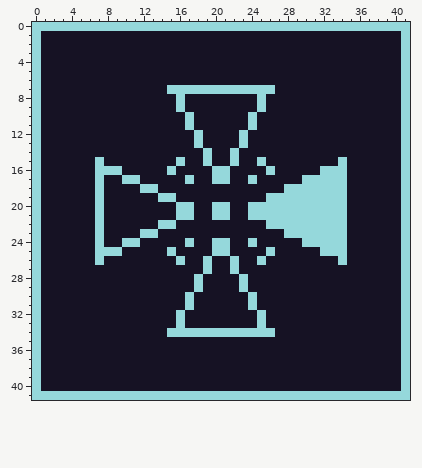
One commit to this pixel-art sprite: assets/image/ui/phase_setup.png. The first picture shows the starting point.
The file is 42x42 pixels.
After the commit:
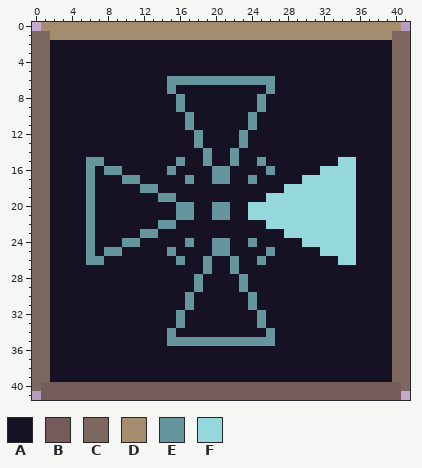
Palette (. is transparent): A #161224  B #735c59  C #7d6860  D #a48c6e  E #65969e  F #95d8db
Edits made:
The author changed colour F to colour A in row 7 at x 16 to 25; in rows 16 to 25 at x 7; in row 34 at x 16 to 25.
The author changed colour A to colour B in row 40 at x 1 to 40.
The author changed colour F to colour B in row 41 at x 1 to 40.
The author changed colour A to colour C in rows 1 to 39 at x 1 and 40.
The author changed colour F to colour C in rows 1 to 40 at x 0 and 41.
The author changed colour A to colour D in row 1 at x 2 to 39.
The author changed colour F to colour D in row 0 at x 1 to 40.
The author changed colour A to colour E in row 6 at x 15 to 26; in rows 15 to 26 at x 6; in row 35 at x 15 to 26.
The author changed colour F to colour E in row 7 at x 15 and 26; in rows 8 to 9 at x 16 and 25; in rows 10 to 11 at x 17 and 24; in rows 12 to 13 at x 18 and 23; in row 14 at x 19 and 22; in row 15 at x 7, 16, 19, 22 and 25.
The author changed colour F to colour E in row 16 at x 8 to 9, 15, 20 to 21 and 26; in row 17 at x 10 to 11, 17, 20 to 21 and 24; in row 18 at x 12 to 13; in row 19 at x 14 to 15; in rows 20 to 21 at x 16 to 17 and 20 to 21; in row 22 at x 14 to 15.
The author changed colour F to colour E in row 23 at x 12 to 13; in row 24 at x 10 to 11, 17, 20 to 21 and 24; in row 25 at x 8 to 9, 15, 20 to 21 and 26; in row 26 at x 7, 16, 19, 22 and 25; in row 27 at x 19 and 22; in rows 28 to 29 at x 18 and 23.
The author changed colour F to colour E in rows 30 to 31 at x 17 and 24; in rows 32 to 33 at x 16 and 25; in row 34 at x 15 and 26.
The author changed colour A to colour F in rows 15 to 26 at x 35.
The author cleared colour F in row 0 at x 0 and 41; in row 41 at x 0 and 41.
Changed places in both pictures, as pixel boxes (x1, y1, x2, y2):
changed: (32, 22, 410, 400)
